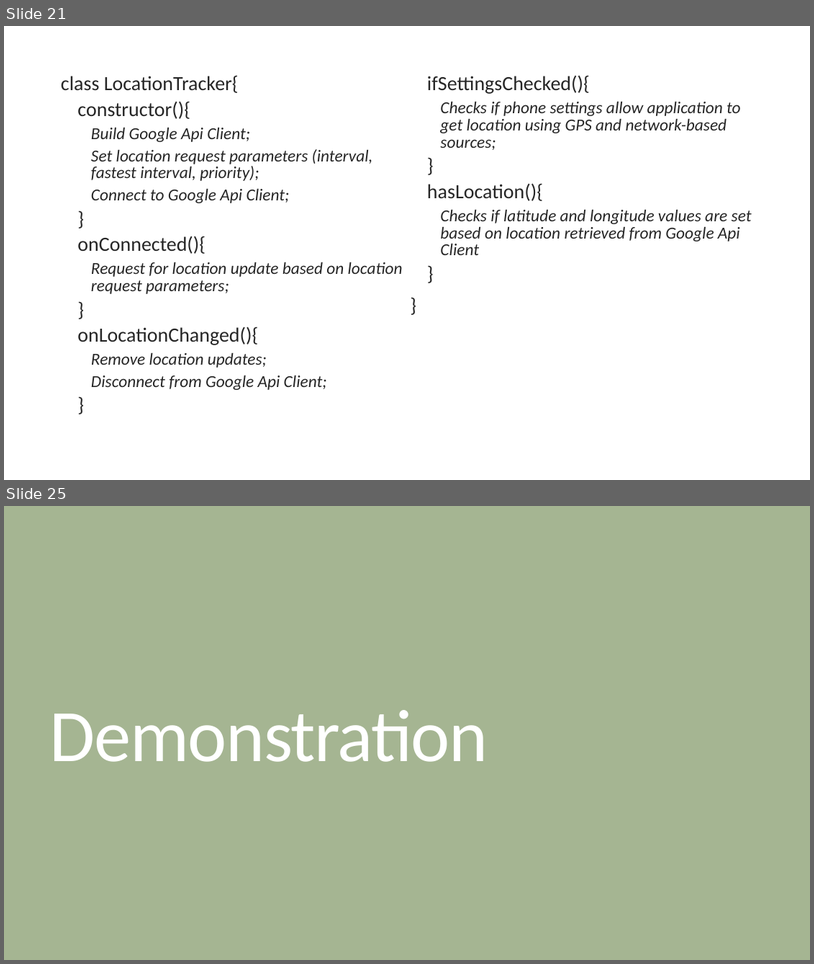
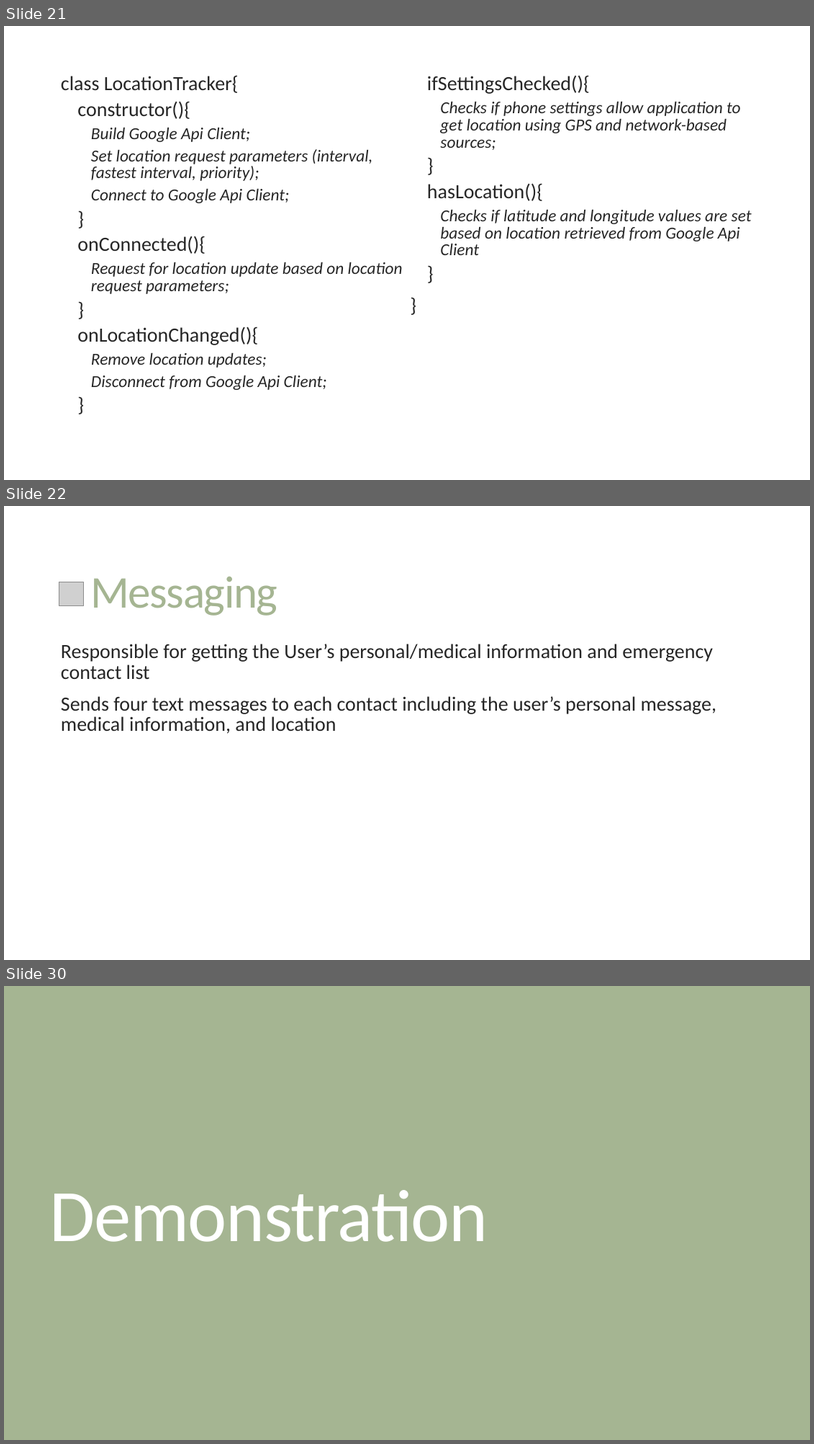
Before and after one commit to Talatsu92/Thesis, a slide deck: Documents/Thesis Defense.pptx. Shown one above the other, each under a label of ours: slides 21 and 25 before the commit, slides 21, 22 and 30 after it; the slides between them are not shown. The pictures are 814x964 and 814x1444 pixels, drawn with LibreOffice and Linux fonts; fonts in the diff are those of the drawing; grey boxes stand for pictures. Boxes give left, top, right and bottom in pixels: in the first picture for what was removed or moved away, otherwise in the second. Text is boxed around its words. In the diff, an @@ line names an element or a change of style, - is before the commit and + after.

Commit message:
Minor update
-Updated Thesis Defense ppt
-Cleaned BroadcastReceiver code
-Set Location priority to high_accuracy

```diff
--- a/Documents/Thesis Defense.pptx
+++ b/Documents/Thesis Defense.pptx
@@ slide 22 added at (4,506,810,960), background #FFFFFF @@
@@ picture added at (59,582,83,606) @@
@@ title added at (90,577,278,615), 54 pt, text #A5B592 @@
+Messaging
@@ text added at (61,644,717,734), 24 pt, text #262626 @@
+  Responsible for getting the User’s personal/medical information and emergency contact list
+  Sends four text messages to each contact including the user’s personal message, medical information, and location
@@ what was slide 25 is now slide 30 @@
```
Also in this commit, not shown: 2 slides changed, 14 other slides added, 5 slides removed, 5 other files.
